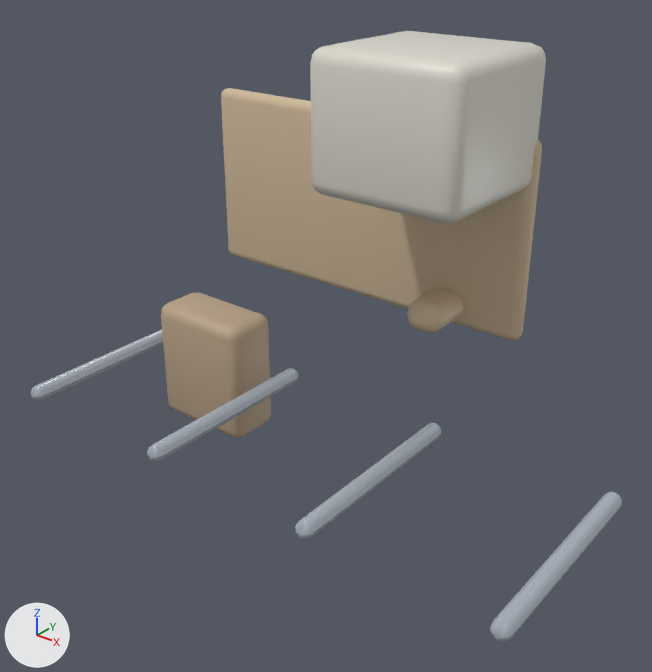
Two versions of the glTF model unity/Assets/Art/EarlyGame/garage-kit/garage-desk-crt.glb, one commit apart.
Rendered twice from a 50 mm camera at (0.844, -0.793, 1.193) aimed at (0.053, 0.196, 0.579). The axes (+X, +Y, +Z) are drawn at lower left. The lights are the same throughout. The picture after the commit comes second. Where no turn or scale is listed for an object, it has been applied to the vertices.

In view in the first picture: 'CRTBezel.001', 'Desktop.001', 'Drawer.001', 'Leg0.001', 'Leg1.001', 'Leg2.001', 'Leg3.001', 'MonitorStand.001'.
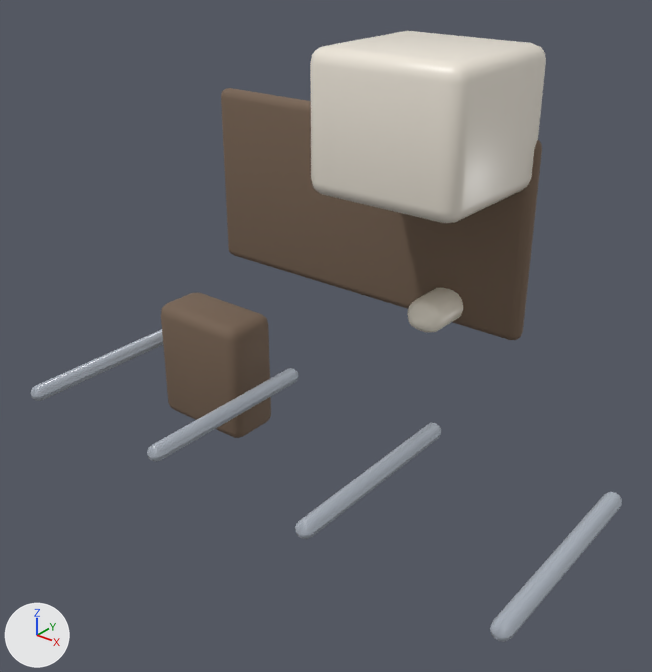
The newer file is also turned or shifted as a whole; pictures and numbers use the older file's frame.

Location of each change, [x1, y1, x2, y2] in pixels of the pictures (652 x 672 px):
'Desktop.001', recoloured (beige to brown): [221, 88, 542, 340] in both
'Drawer.001', recoloured (beige to brown): [161, 293, 271, 438] in both
'MonitorStand.001', recoloured (beige to pale yellow): [407, 288, 463, 332] in both

The edits, one by one:
Material 'Garage_plastic_beige' (mat_garage_plastic_beige) is new.
Its base color is (0.88, 0.82, 0.7) (pale yellow #f1eada).
Its roughness is 0.38.
Material 'Garage_desk_wood' (mat_garage_desk_wood) is new.
Its base color is (0.18, 0.12, 0.08) (brown #766150).
Its roughness is 0.78.
me_cube_022 has 96 vertices, 188 faces and spans x -0.305..0.305, y -0.015..0.015, z 0.585..0.895.
me_cube_022 no longer uses material mat_desktop_solid (beige #ceb899).
me_cube_022 gains material mat_garage_desk_wood (brown #766150).
me_cube_023 has 96 vertices, 188 faces and spans x -0.425..-0.215, y -0.055..0.055, z 0.24..0.48.
me_cube_023 no longer uses material mat_drawer_solid (beige #b8a286).
me_cube_023 gains material mat_garage_desk_wood (brown #766150).
me_cube_029 has 96 vertices, 188 faces and spans x 0.15..0.21, y -0.235..-0.125, z 0.595..0.645.
me_cube_029 no longer uses material mat_monitorstand_solid (beige #ceb899).
me_cube_029 gains material mat_garage_plastic_beige (pale yellow #f1eada).
